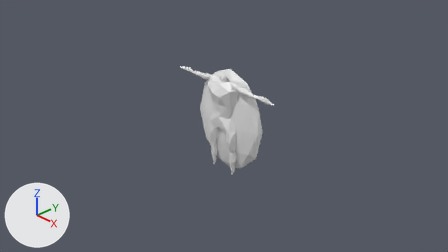
One commit to the Blender file maybraid/art/characters/clothes/robe.blend: the scene before it, then after it.
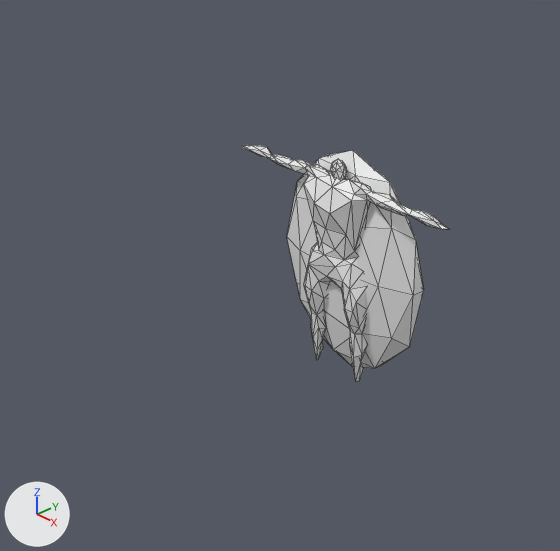
There are two pictures of each version: one from the file's camera 'Camera', one close up on the part from 15% to 73% of the width and 0% to 100% of the height. Arrows for +X, +Y and +Z are at lower left; the lights stay in place. The older version's two pictures come first. The close-ups show mesh edges as thin lines.
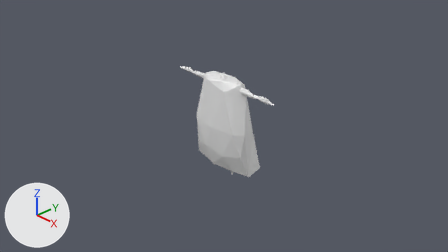
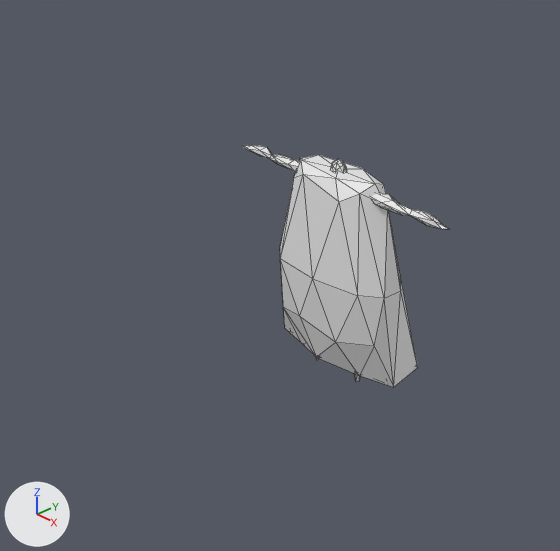
ob_coat_001 is not drawn itself; it is used by a modifier of ob_coat.

What differs and where, as boxes [x1, y1, x2, y2] in the close-ups (560 x 551 px):
'Coat', added
    after: [280, 155, 418, 387]
'Icosphere.001', deleted
    before: [287, 150, 424, 368]
'Icosphere', unchanged, covered by the edit
    both: [243, 145, 448, 382]

The change, as a diff of the scene's bpy script:
```diff
--- a/maybraid/art/characters/clothes/robe.blend.py
+++ b/maybraid/art/characters/clothes/robe.blend.py
@@ me_icosphere_002 @@
+me_icosphere_002.from_pydata(...)  # 42 vertices, 80 faces; spans x -0.89..0.82, y -1.0..1.22, z -0.98..0.93
@@ me_icosphere_001_1 @@
+me_icosphere_001_1.from_pydata(...)  # 42 vertices, 80 faces; spans x -0.89..0.82, y -1.0..1.22, z -0.87..0.88
@@ ob_icosphere_001 @@
-ob_icosphere_001 = bpy.data.objects.new('Icosphere.001', me_icosphere_001)
-ob_icosphere_001.location = (0.0, 0.162, 0.0)
-ob_icosphere_001.scale = (0.8, 0.2, 1.0)
@@ ob_coat_001 @@
+ob_coat_001 = bpy.data.objects.new('Coat.001', me_icosphere_002)
+ob_coat_001.location = (0.0, 0.0142, 0.0)
+ob_coat_001.scale = (0.72, 0.27, 0.9)
+_m = ob_coat_001.modifiers.new('Boolean', 'BOOLEAN')
+_m.object = ob_icosphere
+ob_coat_001.hide_set(True)
@@ ob_coat @@
+ob_coat = bpy.data.objects.new('Coat', me_icosphere_001_1)
+ob_coat.location = (0.0, 0.014, 0.0)
+ob_coat.scale = (0.8, 0.3, 1.0)
+_m = ob_coat.modifiers.new('Boolean', 'BOOLEAN')
+_m.object = ob_coat_001
```
